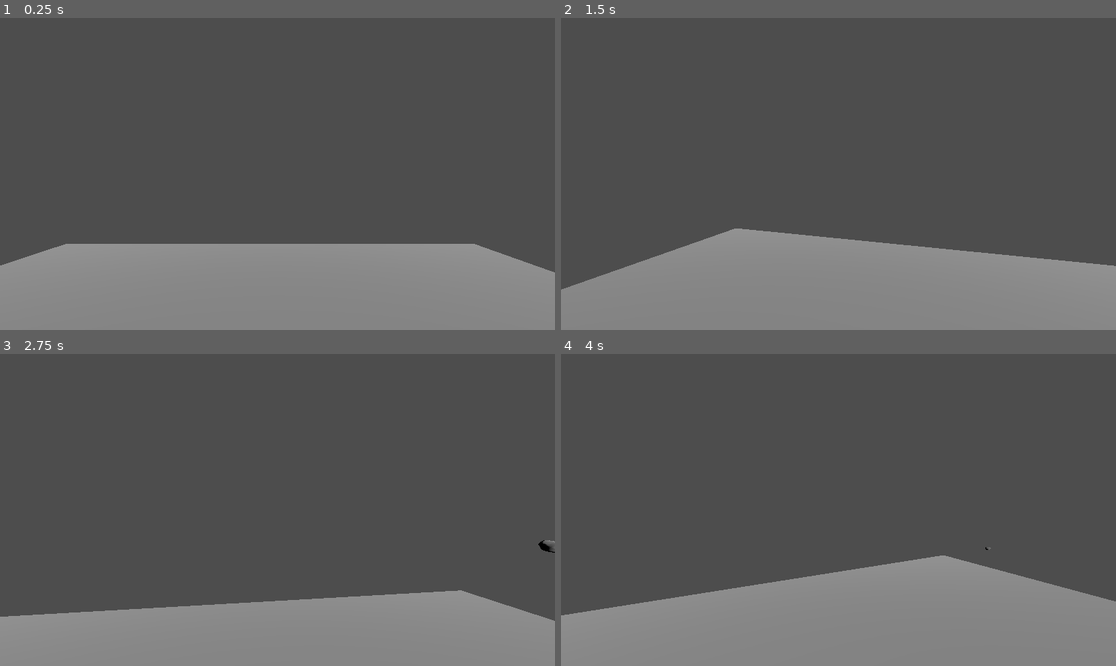
Above: before the commit, frames 1-4 (two rows, left to right).
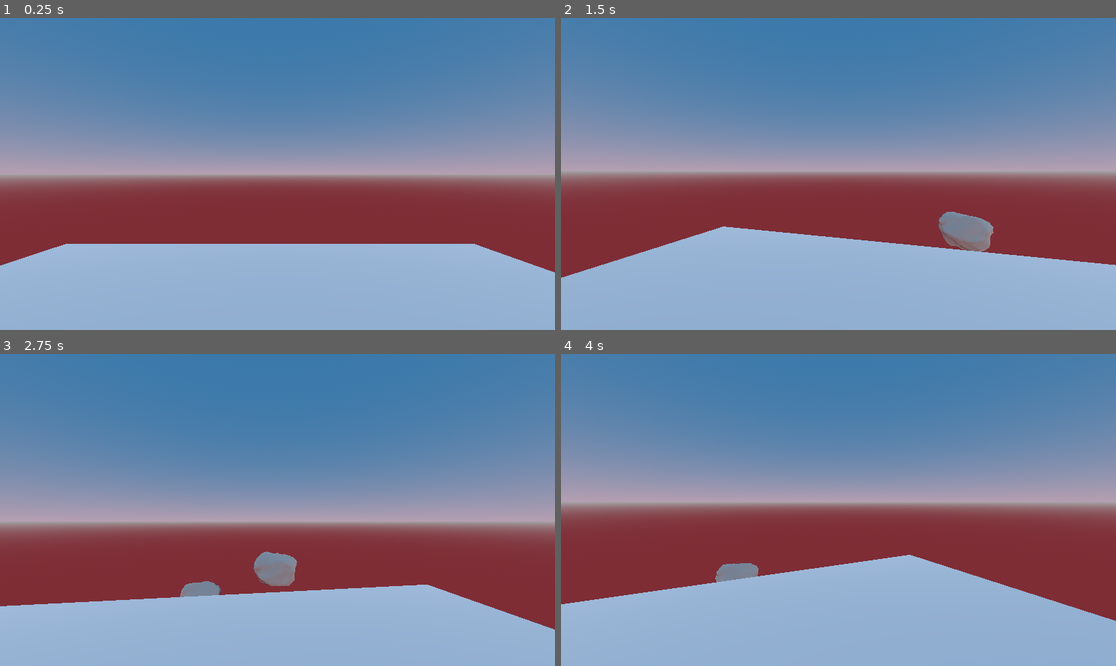
Above: after the commit, the same moments.

Repository: kokiheey/bakarkiller
Game: Godot game, scene res://main.tscn
The game is run twice, just before and just after one commit, with the same random seed, the same clock (stepped at 60 frames per second) and the same inputs.
Inputs (mouse positions are in pixels of both pictures, inside the frame that each line leads up to):
- Up to frame 1 (0.25 s): no input
- Up to frame 2 (1.5 s): tap Enter (ui_accept) at 0.5, 0.77, 0.8, 1.07, 1.35 s; move the mouse to (866, 174) at 0.52 s; press the mouse at (866, 174) at 0.53 s; hold Up (ui_up) from 0.53 s (still down); move the mouse to (810, 174) at 1.27 s; release the mouse at (810, 174) at 1.28 s
- Up to frame 3 (2.75 s): keep holding Up (ui_up); tap Enter (ui_accept) at 1.52, 1.82, 2.3 s; click (249, 510) at 1.55 s; move the mouse to (288, 503) at 2.02 s; press the mouse at (288, 503) at 2.03 s
- Up to frame 4 (4 s): keep holding Up (ui_up); move the mouse to (832, 516) at 2.77 s; release the mouse at (832, 516) at 2.78 s; click (832, 516) at 2.85 s; tap Enter (ui_accept) at 3.02, 3.32, 3.6, 3.77 s; move the mouse to (877, 513) at 3.52 s

The runs differ from the first frame. In frame 1, 100% of the frame differs, in the area x 0-100%, y 0-100%; in frame 2, 100%; in frame 3, 100%; in frame 4, 100%.

Commit message:
Fix movement & folder hierarchy

Diff:
--- /dev/null
+++ b/Assets/Components/cameracomponent.tscn
@@ -0,0 +1,4 @@
+[gd_scene format=3 uid="uid://3jgpkxuclmeq"]
+
+[node name="cameracomponent" type="Camera3D"]
+transform = Transform3D(1, 0, 0, 0, 1, 0, 0, 0, 1, 0, 0.471206, 0)
--- /dev/null
+++ b/Assets/Components/default_world.tscn
@@ -0,0 +1,16 @@
+[gd_scene load_steps=4 format=3 uid="uid://c7nnehpstjn0f"]
+
+[sub_resource type="ProceduralSkyMaterial" id="ProceduralSkyMaterial_n22cy"]
+sky_top_color = Color(0.219608, 0.470588, 0.666667, 1)
+sky_horizon_color = Color(0.713726, 0.623529, 0.694118, 1)
+ground_bottom_color = Color(0.494118, 0.180392, 0.211765, 1)
+
+[sub_resource type="Sky" id="Sky_8i3cx"]
+sky_material = SubResource("ProceduralSkyMaterial_n22cy")
+
+[sub_resource type="Environment" id="Environment_lilg4"]
+background_mode = 2
+sky = SubResource("Sky_8i3cx")
+
+[node name="DefaultWorld" type="WorldEnvironment"]
+environment = SubResource("Environment_lilg4")
--- a/player.gd
+++ b/Assets/player.gd
@@ -3,7 +3,7 @@
 var bakar = preload("res://bakar.tscn")
 var rot_x = 0
 var rot_y = 0
-var speed = 5
+var speed = 10
 const move_speed = 5
 @export var sens = 0.005
 var gravity = ProjectSettings.get_setting("physics/3d/default_gravity")
@@ -30,6 +30,8 @@
 		if event.is_action_pressed("click"):
 			var ciga = bakar.instantiate()
 			ciga.scale = Vector3(0.01, 0.01, 0.01)
-			ciga.transform.basis = transform.basis
-			ciga.linear_velocity = -transform.basis.z * speed
-			add_child(ciga)
+			get_parent().add_child(ciga)
+			ciga.position = position
+			ciga.position.z = position.z - 2
+			ciga.linear_velocity = -global_transform.basis.z * speed
+			ciga.global_transform.basis = global_transform.basis
--- a/player.tscn
+++ b/Assets/player.tscn
@@ -1,6 +1,6 @@
 [gd_scene load_steps=3 format=3 uid="uid://bg1cb11w0lgm8"]
 
-[ext_resource type="Script" path="res://player.gd" id="1_uii7l"]
+[ext_resource type="Script" path="res://Assets/player.gd" id="1_uii7l"]
 
 [sub_resource type="CylinderShape3D" id="CylinderShape3D_8ihck"]
 
--- a/main.tscn
+++ b/main.tscn
@@ -1,6 +1,7 @@
-[gd_scene load_steps=3 format=3 uid="uid://boama5kaq5alk"]
+[gd_scene load_steps=4 format=3 uid="uid://boama5kaq5alk"]
 
-[ext_resource type="PackedScene" uid="uid://bg1cb11w0lgm8" path="res://player.tscn" id="1_hjm0q"]
+[ext_resource type="PackedScene" uid="uid://bg1cb11w0lgm8" path="res://Assets/player.tscn" id="1_hjm0q"]
+[ext_resource type="PackedScene" uid="uid://c7nnehpstjn0f" path="res://Assets/Components/default_world.tscn" id="2_cv3n5"]
 
 [sub_resource type="StandardMaterial3D" id="StandardMaterial3D_jqgrl"]
 
@@ -18,3 +19,5 @@
 
 [node name="player" parent="." instance=ExtResource("1_hjm0q")]
 transform = Transform3D(1, 0, 0, 0, 1, 0, 0, 0, 1, 0, -1, 0)
+
+[node name="DefaultWorld" parent="." instance=ExtResource("2_cv3n5")]
--- a/test.gd
+++ /dev/null
@@ -1,31 +0,0 @@
-extends CharacterBody3D
-
-
-const SPEED = 5.0
-const JUMP_VELOCITY = 4.5
-
-# Get the gravity from the project settings to be synced with RigidBody nodes.
-var gravity = ProjectSettings.get_setting("physics/3d/default_gravity")
-
-
-func _physics_process(delta):
-	# Add the gravity.
-	if not is_on_floor():
-		velocity.y -= gravity * delta
-
-	# Handle Jump.
-	if Input.is_action_just_pressed("ui_accept") and is_on_floor():
-		velocity.y = JUMP_VELOCITY
-
-	# Get the input direction and handle the movement/deceleration.
-	# As good practice, you should replace UI actions with custom gameplay actions.
-	var input_dir = Input.get_vector("ui_left", "ui_right", "ui_up", "ui_down")
-	var direction = (transform.basis * Vector3(input_dir.x, 0, input_dir.y)).normalized()
-	if direction:
-		velocity.x = direction.x * SPEED
-		velocity.z = direction.z * SPEED
-	else:
-		velocity.x = move_toward(velocity.x, 0, SPEED)
-		velocity.z = move_toward(velocity.z, 0, SPEED)
-
-	move_and_slide()
